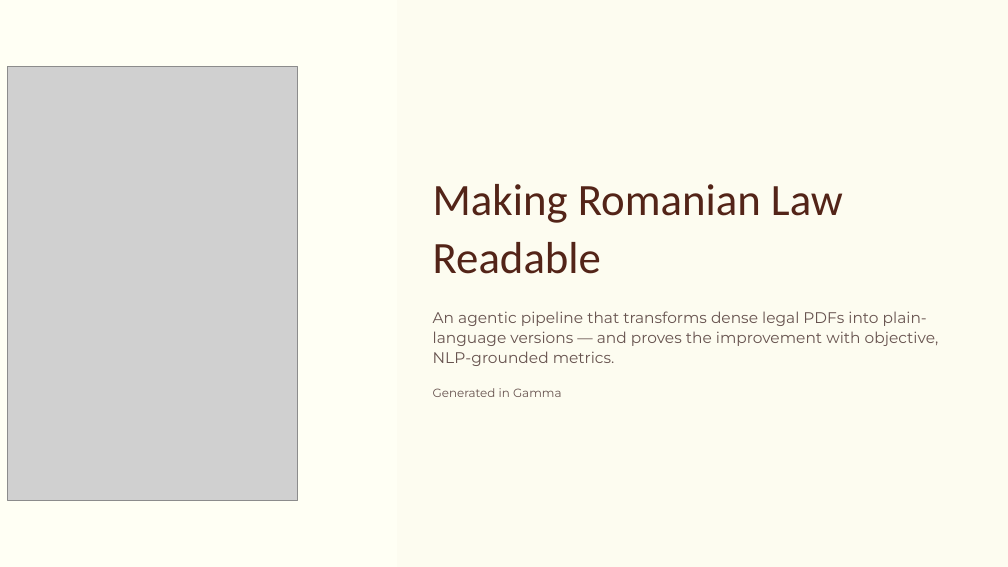
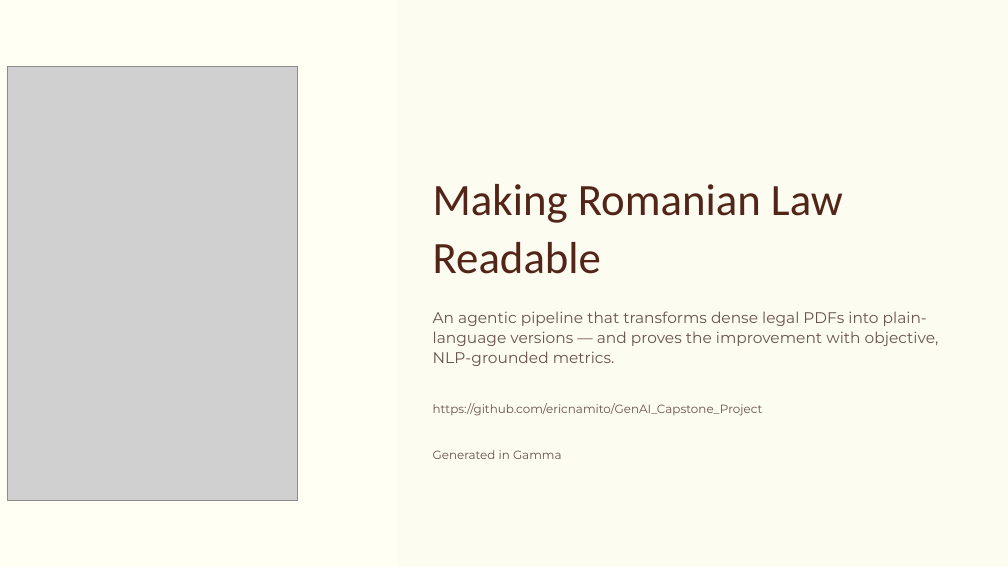
Before and after one commit to ericnamito/GenAI_Capstone_Project, a slide deck: slide 1 of presentation/Making-Romanian-Law-Readable.pptx. Drawn at 1008x567 pixels with LibreOffice and Linux fonts; fonts in the diff are those of the drawing; grey boxes stand for pictures; background and template pictures are left out. Boxes give left, top, right and bottom in pixels: in the first picture for what was removed or moved away, otherwise in the second. Text is boxed around its words. In the diff, an @@ line names an element or a change of style, - is before the commit and + after.

```diff
--- a/presentation/Making-Romanian-Law-Readable.pptx
+++ b/presentation/Making-Romanian-Law-Readable.pptx
@@ text at <box>433,403,763,459</box>: text changed @@
-Generated in Gamma
+https://github.com/ericnamito/GenAI_Capstone_Project
+Generated in Gamma
```
Also in this commit, not shown: 1 slide removed.
